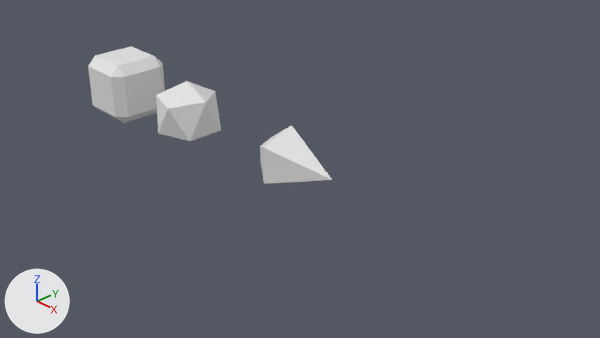
The Blender file BlenderFIles/projectiles.blend: old version first, new version second.
One viewpoint serves both versions: the file's camera 'Camera'. The lights are fixed; the arrows at lower left show +X, +Y and +Z.

In view in the first picture: 'Earrth', 'Fire', 'Water'.
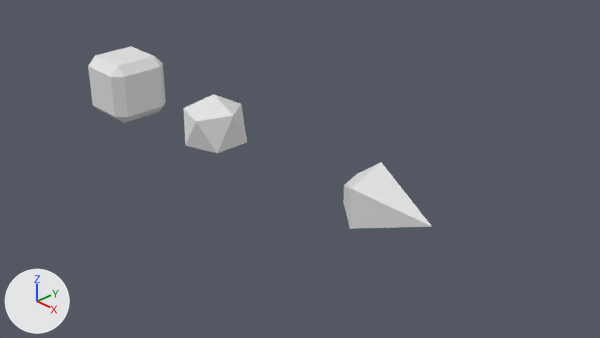
The newer file is also rescaled (x0.721), turned or shifted as a whole; pictures and numbers use the older file's frame.

Boxes (x1, y1, x2, y2) around the edits, measured in the pictures (600 x 338 px):
'Water', moved, rescaled (23% wider, 13% taller)
    before: (260, 125, 332, 184)
    after: (343, 162, 432, 229)
'Fire', moved, rescaled
    before: (156, 81, 221, 141)
    after: (184, 94, 247, 153)

What changed in the scene script:
```text
Change ob_fire:
    ob_fire.location: (-2.5, 0.0, 0.0) -> (-1.83, 0.0, 0.0)
    ob_fire.scale: (1.0, 1.0, 1.0) -> (0.948, 0.948, 0.948)
Change ob_water:
    ob_water.location: (0.0, 0.0, 0.0) -> (1.63, 0.0, 0.0)
    ob_water.scale: (1.0, 1.0, 1.0) -> (1.03, 1.03, 1.03)
```
